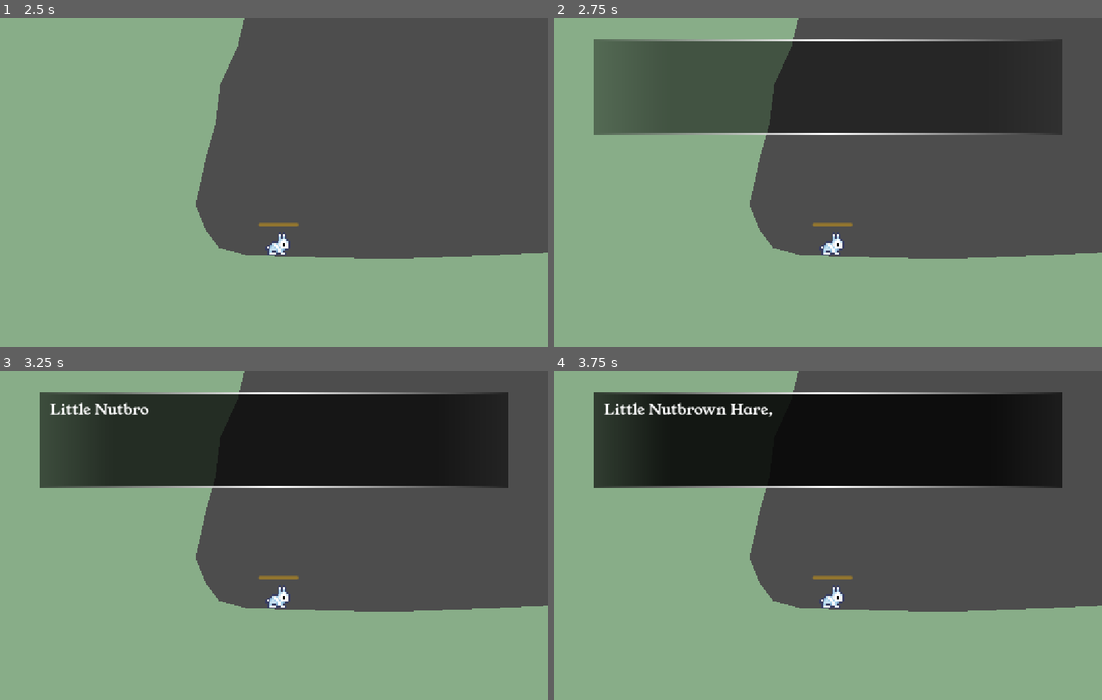
Above: before the commit, frames 1-4 (two rows, left to right).
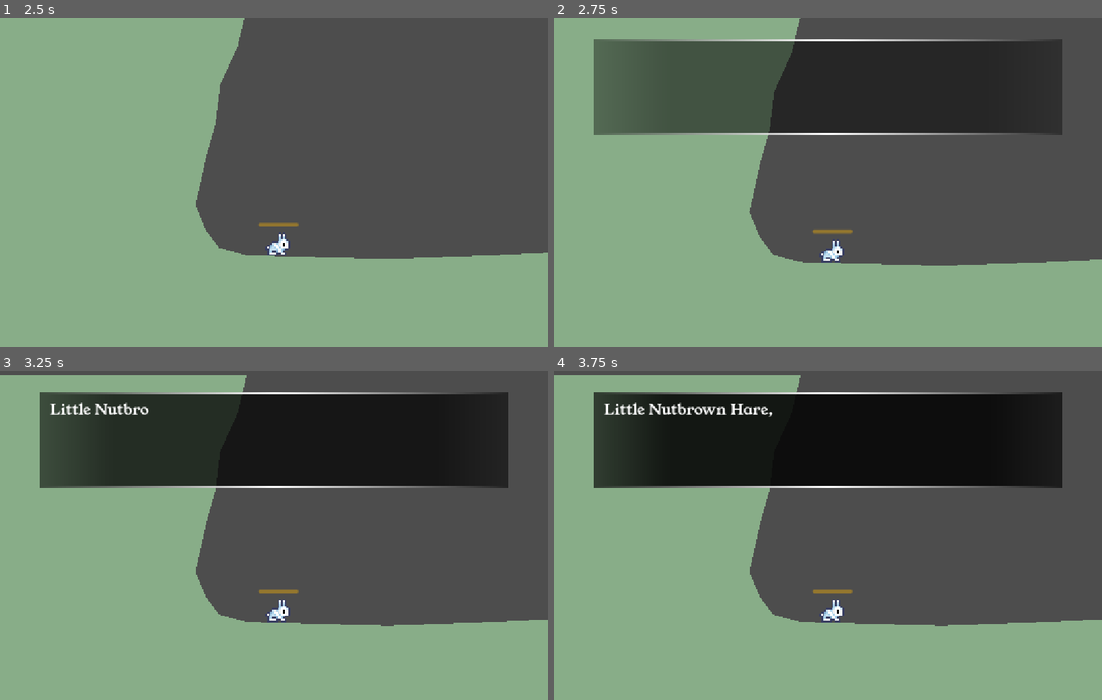
Above: after the commit, the same moments.

Repository: KittyCatGamer123/rabbit-iloveyou-game
Game: Godot game, scene res://Prototype/Scenes/PrototypeScene/PrototypeScene.tscn
Two runs of this game, one before a commit and one after it. Both use one fixed random seed, a clock stepped at 60 frames per second and the inputs below.
Inputs:
- Up to frame 1 (2.5 s): tap Enter at 0.5 s; hold D (right_movement) 0.53-2.03 s; tap Space (jump_action) at 0.77, 1.52 s; tap Z (menu_confirm, bound only before the commit) at 1.25 s; tap E (menu_confirm, bound only after the commit) at 2 s; hold A (left_movement) from 2.03 s (still down)
- Up to frame 2 (2.75 s): keep holding A (left_movement)
- Up to frame 3 (3.25 s): release A (left_movement) at 2.78 s; hold D (right_movement) from 2.78 s (still down); tap Space (jump_action) at 3.02 s
- Up to frame 4 (3.75 s): keep holding D (right_movement)

Frame 1 is identical in both runs. In frame 2, 1.9% of the frame differs, in the area x 35-100%, y 0-76%; in frame 3, 3.7%, in the area x 0-100%, y 0-78%; in frame 4, 3.7%.

Commit message:
Prototype Development v3

Diff:
--- a/Prototype/Scenes/PrototypeScene/PrototypeScene.tscn
+++ b/Prototype/Scenes/PrototypeScene/PrototypeScene.tscn
@@ -2,7 +2,84 @@
 
 [ext_resource type="PackedScene" uid="uid://brcjkya7r6a2t" path="res://Prototype/Scenes/Player/player.tscn" id="1_ho2te"]
 [ext_resource type="Script" uid="uid://jinjdm3uj5ss" path="res://Prototype/Scenes/PrototypeScene/prototype_scene.gd" id="1_ux0vl"]
+[ext_resource type="Texture2D" uid="uid://cc7pm6r82t5ov" path="res://Prototype/Scenes/Player/NPC_46.png" id="2_l7s2r"]
 [ext_resource type="FontFile" uid="uid://cb7d721xyd5sv" path="res://Prototype/Font/YoungSerif-Regular.ttf" id="3_mrdad"]
+
+[sub_resource type="AtlasTexture" id="AtlasTexture_1ehrf"]
+atlas = ExtResource("2_l7s2r")
+region = Rect2(0, 0, 48, 40)
+
+[sub_resource type="AtlasTexture" id="AtlasTexture_yjuyg"]
+atlas = ExtResource("2_l7s2r")
+region = Rect2(0, 160, 48, 40)
+
+[sub_resource type="AtlasTexture" id="AtlasTexture_0y8bb"]
+atlas = ExtResource("2_l7s2r")
+region = Rect2(0, 40, 48, 40)
+
+[sub_resource type="AtlasTexture" id="AtlasTexture_0xgxv"]
+atlas = ExtResource("2_l7s2r")
+region = Rect2(0, 80, 48, 40)
+
+[sub_resource type="AtlasTexture" id="AtlasTexture_dcuir"]
+atlas = ExtResource("2_l7s2r")
+region = Rect2(0, 120, 48, 40)
+
+[sub_resource type="AtlasTexture" id="AtlasTexture_akgs2"]
+atlas = ExtResource("2_l7s2r")
+region = Rect2(0, 200, 48, 40)
+
+[sub_resource type="AtlasTexture" id="AtlasTexture_0euxs"]
+atlas = ExtResource("2_l7s2r")
+region = Rect2(0, 240, 48, 40)
+
+[sub_resource type="SpriteFrames" id="SpriteFrames_1ay4j"]
+animations = [{
+"frames": [{
+"duration": 1.0,
+"texture": SubResource("AtlasTexture_1ehrf")
+}],
+"loop": 0,
+"name": &"idle",
+"speed": 1.0
+}, {
+"frames": [{
+"duration": 1.0,
+"texture": SubResource("AtlasTexture_yjuyg")
+}],
+"loop": 0,
+"name": &"midair",
+"speed": 1.0
+}, {
+"frames": [{
+"duration": 1.0,
+"texture": SubResource("AtlasTexture_1ehrf")
+}, {
+"duration": 1.0,
+"texture": SubResource("AtlasTexture_0y8bb")
+}, {
+"duration": 1.0,
+"texture": SubResource("AtlasTexture_0xgxv")
+}, {
+"duration": 1.0,
+"texture": SubResource("AtlasTexture_dcuir")
+}, {
+"duration": 1.0,
+"texture": SubResource("AtlasTexture_yjuyg")
+}, {
+"duration": 1.0,
+"texture": SubResource("AtlasTexture_akgs2")
+}, {
+"duration": 1.0,
+"texture": SubResource("AtlasTexture_0euxs")
+}],
+"loop": 1,
+"name": &"run",
+"speed": 10.0
+}]
+
+[sub_resource type="RectangleShape2D" id="RectangleShape2D_1ay4j"]
+size = Vector2(20, 333)
 
 [sub_resource type="Gradient" id="Gradient_mrdad"]
 offsets = PackedFloat32Array(0, 0.15, 0.85, 1)
@@ -39,21 +116,31 @@
 position = Vector2(0, 96)
 
 [node name="CollisionPolygon2D" type="CollisionPolygon2D" parent="Ground" unique_id=1891181285]
-polygon = PackedVector2Array(37, -280, 27, -238, 8, -196, 3, …(95 unchanged characters)… -6, 663, 2, 850, 0, 972, -8, 1037, -8, 1134, 3, 1208, 14, 1288, 8, 1288, 335, -500, 335, -500, -280)
+polygon = PackedVector2Array(37, -280, 27, -238, 8, -196, 3, …(95 unchanged characters)… -6, 663, 2, 850, 0, 972, -8, 1037, -8, 1079, -3, 1134, 3, 1182, 3, 1223, 5, 1288, 8, 1354, 0, 1442, 2, 1515, 7, 1587, 2, 1634, 7, 1699, -10, 1741, -2, 1781, -16, 1854, 2, 1920, 1, 1920, 335, -500, 335, -500, -280)
 
 [node name="Polygon2D" type="Polygon2D" parent="Ground" unique_id=1298917005]
 color = Color(0.53333336, 0.6784314, 0.53333336, 1)
-polygon = PackedVector2Array(37, -280, 27, -238, 8, -196, 3, …(95 unchanged characters)… -6, 663, 2, 850, 0, 972, -8, 1037, -8, 1134, 3, 1208, 14, 1288, 8, 1288, 335, -500, 335, -500, -280)
-
-[node name="Tree" type="StaticBody2D" parent="." unique_id=44008268]
-position = Vector2(976, -32)
-
-[node name="CollisionPolygon2D" type="CollisionPolygon2D" parent="Tree" unique_id=2016775846]
-polygon = PackedVector2Array(0, -150, 110, -150, 110, 139, 95, 133, 75, 147, 64, 119, 55, 156, 39, 138, 24, 125, 12, 142, 0, 120, -32, 140, -3, 109)
-
-[node name="Polygon2D" type="Polygon2D" parent="Tree" unique_id=2140253793]
-color = Color(0.62, 0.5332, 0.2728, 1)
-polygon = PackedVector2Array(0, -150, 110, -150, 110, 139, 95, 133, 75, 147, 64, 119, 55, 156, 39, 138, 24, 125, 12, 142, 0, 120, -32, 140, -3, 109)
+polygon = PackedVector2Array(37, -280, 27, -238, 8, -196, 3, …(95 unchanged characters)… -6, 663, 2, 850, 0, 972, -8, 1037, -8, 1079, -3, 1134, 3, 1182, 3, 1223, 5, 1288, 8, 1354, 0, 1442, 2, 1515, 7, 1587, 2, 1634, 7, 1699, -10, 1741, -2, 1781, -16, 1854, 2, 1920, 1, 1920, 335, -500, 335, -500, -280)
+
+[node name="Stump" type="StaticBody2D" parent="." unique_id=44008268]
+position = Vector2(1200, 0)
+
+[node name="CollisionPolygon2D" type="CollisionPolygon2D" parent="Stump" unique_id=2016775846]
+polygon = PackedVector2Array(-1, 35, 111, 38, 112, 122, 117, 126, 106, 122, 101, 130, 94, 124, 82, 137, 83, 123, 69, 123, 65, 134, 58, 126, 46, 134, 41, 125, 29, 124, 29, 129, 18, 123, 12, 131, 8, 126, 1, 130, 0, 120)
+
+[node name="Polygon2D" type="Polygon2D" parent="Stump" unique_id=2140253793]
+color = Color(0.52, 0.41808, 0.22879998, 1)
+polygon = PackedVector2Array(-1, 35, 111, 38, 112, 122, 117, 126, 106, 122, 101, 130, 94, 124, 82, 137, 83, 123, 69, 123, 65, 134, 58, 126, 46, 134, 41, 125, 29, 124, 29, 129, 18, 123, 12, 131, 8, 126, 1, 130, 0, 120)
+
+[node name="Stump2" type="StaticBody2D" parent="." unique_id=97952593]
+position = Vector2(1442, -8)
+
+[node name="CollisionPolygon2D" type="CollisionPolygon2D" parent="Stump2" unique_id=901445592]
+polygon = PackedVector2Array(0, -50, 110, -52, 110, 139, 95, 133, 75, 147, 64, 119, 55, 156, 39, 138, 24, 125, 12, 142, 0, 120, -32, 140, -3, 109)
+
+[node name="Polygon2D" type="Polygon2D" parent="Stump2" unique_id=268516118]
+color = Color(0.52, 0.41808, 0.22879998, 1)
+polygon = PackedVector2Array(0, -50, 110, -52, 110, 139, 95, 133, 75, 147, 64, 119, 55, 156, 39, 138, 24, 125, 12, 142, 0, 120, -32, 140, -3, 109)
 
 [node name="Player" parent="." unique_id=1727119178 node_paths=PackedStringArray("player_camera") instance=ExtResource("1_ho2te")]
 position = Vector2(55, 58)
@@ -66,6 +153,28 @@
 zoom = Vector2(2, 2)
 position_smoothing_enabled = true
 position_smoothing_speed = 15.0
+
+[node name="BigRabbit" type="AnimatedSprite2D" parent="." unique_id=2106494137]
+texture_filter = 1
+position = Vector2(1360, 98)
+scale = Vector2(1.6750001, 1.675)
+sprite_frames = SubResource("SpriteFrames_1ay4j")
+animation = &"idle"
+flip_h = true
+
+[node name="Trigger-MeetParent" type="Area2D" parent="." unique_id=186253856]
+position = Vector2(912, -128)
+
+[node name="CollisionShape2D" type="CollisionShape2D" parent="Trigger-MeetParent" unique_id=2648568]
+position = Vector2(0, 81.5)
+shape = SubResource("RectangleShape2D_1ay4j")
+
+[node name="Trigger-Stump1" type="Area2D" parent="." unique_id=60850326]
+position = Vector2(1272, -128)
+
+[node name="CollisionShape2D" type="CollisionShape2D" parent="Trigger-Stump1" unique_id=927278380]
+position = Vector2(0, 81.5)
+shape = SubResource("RectangleShape2D_1ay4j")
 
 [node name="CanvasLayer" type="CanvasLayer" parent="." unique_id=1586433365]
 
@@ -144,3 +253,6 @@
 text = "WASD or Left Axis to Move"
 label_settings = SubResource("LabelSettings_mrdad")
 horizontal_alignment = 1
+
+[connection signal="body_entered" from="Trigger-MeetParent" to="." method="trigger_meetparent"]
+[connection signal="body_entered" from="Trigger-Stump1" to="." method="trigger_stump1"]
--- a/Prototype/Scenes/PrototypeScene/prototype_scene.gd
+++ b/Prototype/Scenes/PrototypeScene/prototype_scene.gd
@@ -1,6 +1,9 @@
 extends Node2D
 
+var cutscene_skip = false
+
 @onready var player: Player = $Player
+@onready var player_cam: Camera2D = $Player/Camera2D
 
 var message_active = false
 var message_awaiting_input = false
@@ -10,11 +13,22 @@
 @onready var explain_text: Label = $CanvasLayer/ExplainText
 
 func _ready() -> void:
+	if cutscene_skip:
+		player.active_cutscene = false
+		return
+
+	$BigRabbit.position = Vector2(1035, 65)
+	$BigRabbit.flip_h = false
 	message_box.visible = false
+
 	await get_tree().create_timer(2.5).timeout
+	create_tween().tween_property(player_cam, "offset", Vector2(0, -65), 0.5).set_ease(Tween.EASE_IN_OUT)
 	await message_prompt("Little Nutbrown Hare, who was going to bed, wanted to be sure that Big Nutbrown Hare was listening.")
+
 	message_remove()
+	create_tween().tween_property(player_cam, "offset", Vector2(0, -40), 0.5).set_ease(Tween.EASE_IN_OUT)
 	player.active_cutscene = false
+
 	await get_tree().create_timer(1).timeout
 	explain_text_prompt("W & D or Left Axis to Move")
 
@@ -50,16 +64,17 @@
 
 	while message_awaiting_input:
 		await get_tree().process_frame
+
+	message_awaiting_input = false
+	create_tween().tween_property(message_box_doneicon, "position", Vector2(960, 155.0), 0.5)
+	create_tween().tween_property(message_box_doneicon, "self_modulate", Color(1, 1, 1, 0), 0.3)
 	return
 
 func message_remove():
-	create_tween().tween_property(message_box_doneicon, "position", Vector2(960, 155.0), 0.5)
-	create_tween().tween_property(message_box_doneicon, "self_modulate", Color(1, 1, 1, 0), 0.3)
-
 	create_tween().tween_property(message_box_text, "self_modulate", Color(1, 1, 1, 0), 0.2)
 	await create_tween().tween_property(message_box, "self_modulate", Color(1, 1, 1, 0), 0.4).finished
 	message_box.visible = false
-
+	message_active = false
 
 func explain_text_prompt(text):
 	explain_text.visible = true
@@ -70,3 +85,52 @@
 func explain_text_remove():
 	await create_tween().tween_property(explain_text, "self_modulate", Color(1, 1, 1, 0), 0.65).finished
 	explain_text.visible = false
+
+func trigger_meetparent(body: Node2D) -> void:
+	if body != player or cutscene_skip:
+		return
+
+	$"Trigger-MeetParent".set_deferred("monitoring", false)
+	player.active_cutscene = true
+	player.velocity.x = 0
+	explain_text_remove()
+	await get_tree().create_timer(1).timeout
+	create_tween().tween_property(player_cam, "offset", Vector2(45, -65), 0.5).set_ease(Tween.EASE_IN_OUT)
+	await get_tree().create_timer(1).timeout
+	await message_prompt("\"Guess how much I love you\" he said.")
+
+	create_tween().tween_property(player_cam, "offset", Vector2(65, -65), 0.5).set_ease(Tween.EASE_IN_OUT)
+	await message_prompt("\"Oh, I don't think I could guess that,\" said Big Nutbrown Hare.")
+
+	message_remove()
+	create_tween().tween_property(player_cam, "offset", Vector2(65, -40), 0.5).set_ease(Tween.EASE_IN_OUT)
+	player.active_cutscene = false
+
+	await get_tree().create_timer(1).timeout
+	explain_text_prompt("Hold Space or the A button to power up your jump")
+
+
+func trigger_stump1(body: Node2D) -> void:
+	if body != player or cutscene_skip:
+		return
+
+	$"Trigger-Stump1".set_deferred("monitoring", false)
+	player.active_cutscene = true
+	player.velocity.x = 0
+	explain_text_remove()
+	player.anim_sprite.flip_h = false
+	$BigRabbit.flip_h = true
+
+	create_tween().tween_property(player_cam, "offset", Vector2(-60, -65), 0.7).set_ease(Tween.EASE_IN_OUT)
+	await get_tree().create_timer(1).timeout
+	await message_prompt("\"This much,\" said Little Nutbrown Hare, stretching out his arms as wide as they go.")
+	message_remove()
+
+	await get_tree().create_timer(2).timeout
+	$BigRabbit.play("run", 1)
+	await create_tween().tween_property($BigRabbit, "position", Vector2(1155.0, 86), 1).set_ease(Tween.EASE_IN_OUT).finished
+	create_tween().tween_property(player_cam, "offset", Vector2(-25, -55), 0.7).set_ease(Tween.EASE_IN_OUT)
+	await create_tween().tween_property($BigRabbit, "position", Vector2(1360.0, 98.0), 1).set_ease(Tween.EASE_IN_OUT).finished
+	player.anim_sprite.flip_h = true
+	$BigRabbit.play("idle", 1)
+	await get_tree().create_timer(1).timeout
--- a/project.godot
+++ b/project.godot
@@ -29,14 +29,12 @@
 "deadzone": 0.2,
 "events": [Object(InputEventKey,"resource_local_to_scene":false,"resource_name":"","device":-1,"window_id":0,"alt_press …(192 unchanged characters)…
 , Object(InputEventJoypadMotion,"resource_local_to_scene":false,"resource_name":"","device":-1,"axis":0,"axis_value":1.0,"script":null)
-, Object(InputEventKey,"resource_local_to_scene":false,"resource_name":"","device":-1,"window_id":0,"alt_pressed":false,"shift_pressed":false,"ctrl_pressed":false,"meta_pressed":false,"pressed":false,"keycode":0,"physical_keycode":4194321,"key_label":0,"unicode":0,"location":0,"echo":false,"script":null)
 ]
 }
 left_movement={
 "deadzone": 0.2,
 "events": [Object(InputEventKey,"resource_local_to_scene":false,"resource_name":"","device":-1,"window_id":0,"alt_press …(191 unchanged characters)…
 , Object(InputEventJoypadMotion,"resource_local_to_scene":false,"resource_name":"","device":-1,"axis":0,"axis_value":-1.0,"script":null)
-, Object(InputEventKey,"resource_local_to_scene":false,"resource_name":"","device":-1,"window_id":0,"alt_pressed":false,"shift_pressed":false,"ctrl_pressed":false,"meta_pressed":false,"pressed":false,"keycode":0,"physical_keycode":4194319,"key_label":0,"unicode":0,"location":0,"echo":false,"script":null)
 ]
 }
 jump_action={
@@ -47,8 +45,8 @@
 }
 menu_confirm={
 "deadzone": 0.2,
-"events": [Object(InputEventKey,"resource_local_to_scene":false,"resource_name":"","device":-1,"window_id":0,"alt_pressed":false,"shift_pressed":false,"ctrl_pressed":false,"meta_pressed":false,"pressed":false,"keycode":0,"physical_keycode":90,"key_label":0,"unicode":122,"location":0,"echo":false,"script":null)
-, Object(InputEventJoypadButton,"resource_local_to_scene":false,"resource_name":"","device":-1,"button_index":1,"pressure":0.0,"pressed":true,"script":null)
+"events": [Object(InputEventJoypadButton,"resource_local_to_scene":false,"resource_name":"","device":-1,"button_index":1,"pressure":0.0,"pressed":true,"script":null)
+, Object(InputEventKey,"resource_local_to_scene":false,"resource_name":"","device":-1,"window_id":0,"alt_pressed":false,"shift_pressed":false,"ctrl_pressed":false,"meta_pressed":false,"pressed":false,"keycode":0,"physical_keycode":69,"key_label":0,"unicode":101,"location":0,"echo":false,"script":null)
 ]
 }
 
